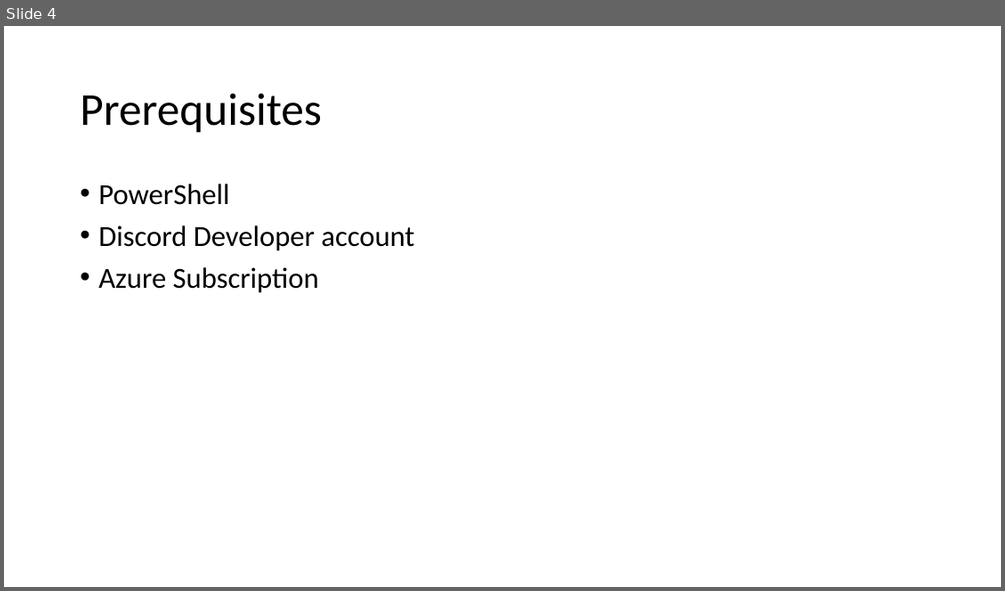
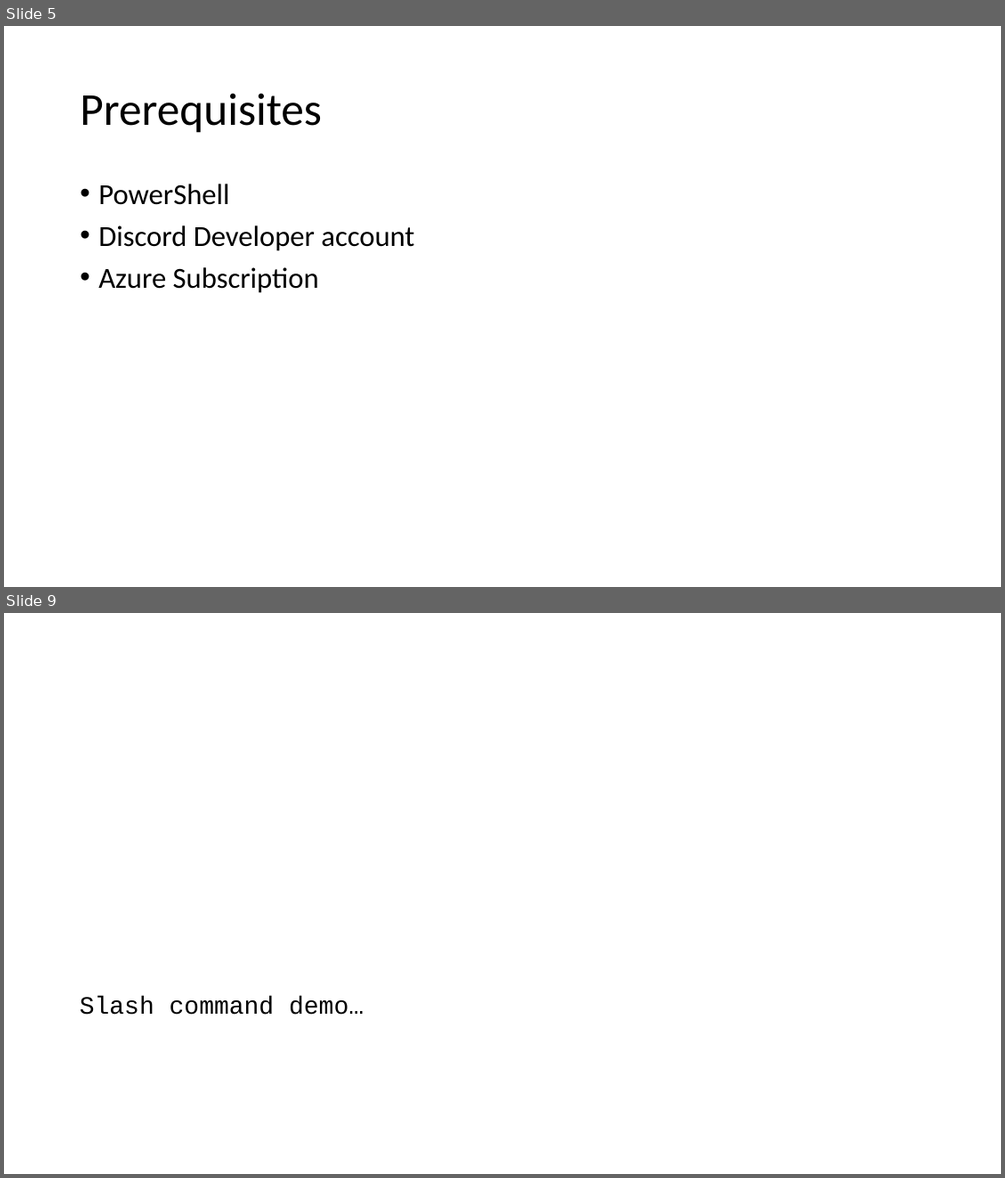
Before and after one commit to ThePoShWolf/Sessions, a slide deck: 2023-04-26 - Building a serverless Discord bot/PowerShell Summit 2023 - Serverless Discord bot.pptx. Shown one above the other, each under a label of ours: slide 4 before the commit, slides 5 and 9 after it; the slides between them are not shown. The pictures are 1005x591 and 1005x1178 pixels, drawn with LibreOffice and Linux fonts; fonts in the diff are those of the drawing; background and template pictures are left out. Boxes give left, top, right and bottom in pixels: in the first picture for what was removed or moved away, otherwise in the second. Text is boxed around its words. In the diff, an @@ line names an element or a change of style, - is before the commit and + after.

```diff
--- a/2023-04-26 - Building a serverless Discord bot/PowerShell Summit 2023 - Serverless Discord bot.pptx
+++ b/2023-04-26 - Building a serverless Discord bot/PowerShell Summit 2023 - Serverless Discord bot.pptx
@@ slide 9 added at bbox=[4, 613, 1001, 1174], background picture (left out) @@
@@ text added at bbox=[80, 996, 364, 1014], 24 pt, text #000000 @@
+Slash command demo…
@@ what was slide 4 is now slide 5 @@
```
Also in this commit, not shown: 3 slides changed, 8 other slides added.
